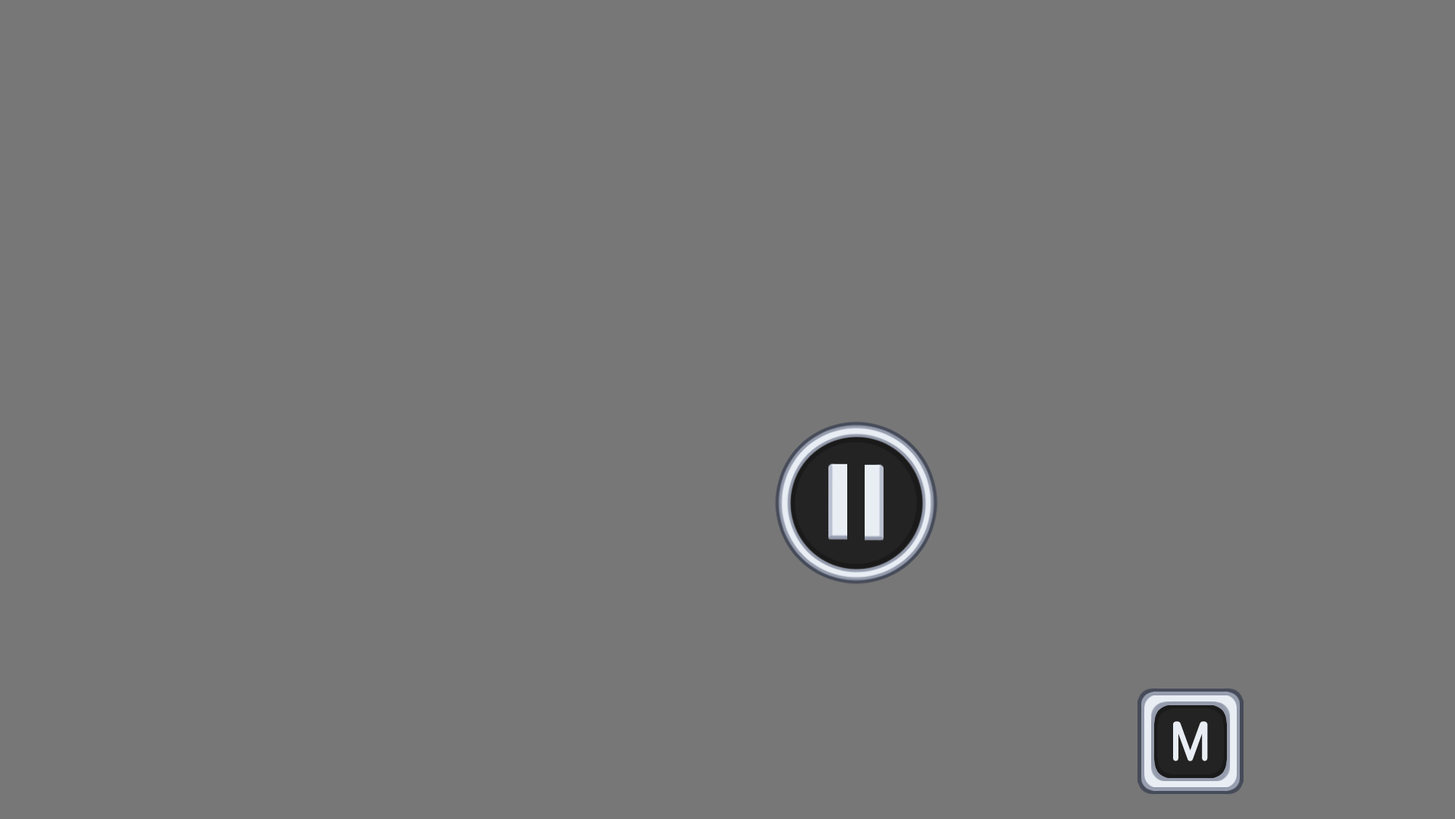
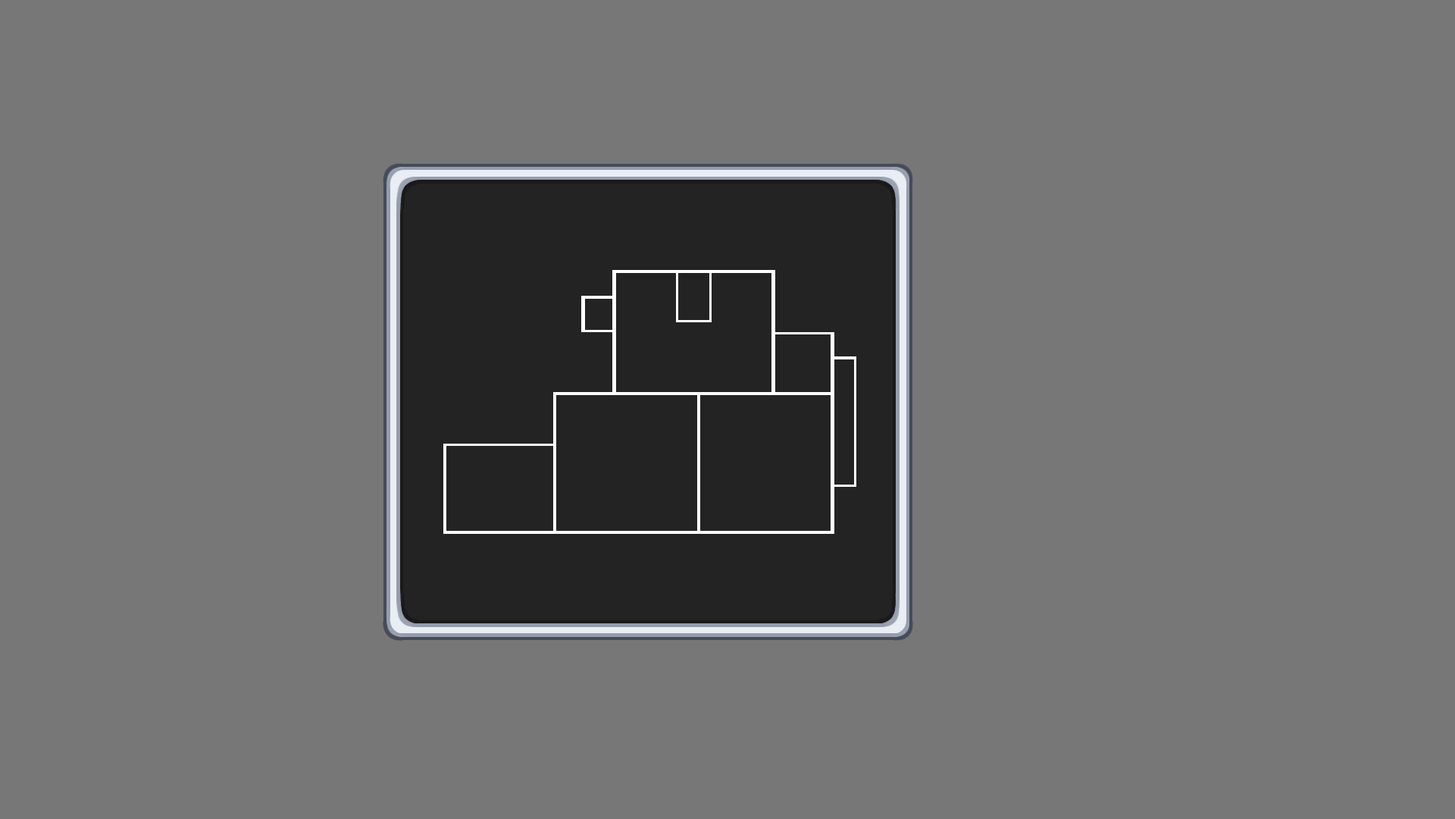
The second 1455 x 819 image is a revision of the first. Changes to its layers:
renamed "map icon copy" to "pause icon", hid the group it (18 layers) over [727, 191, 939, 585]
hid group "Minimap Icon" (7 layers) over [1137, 687, 1244, 795]
showed group "minimaps" (7 layers) over [382, 162, 939, 641]
